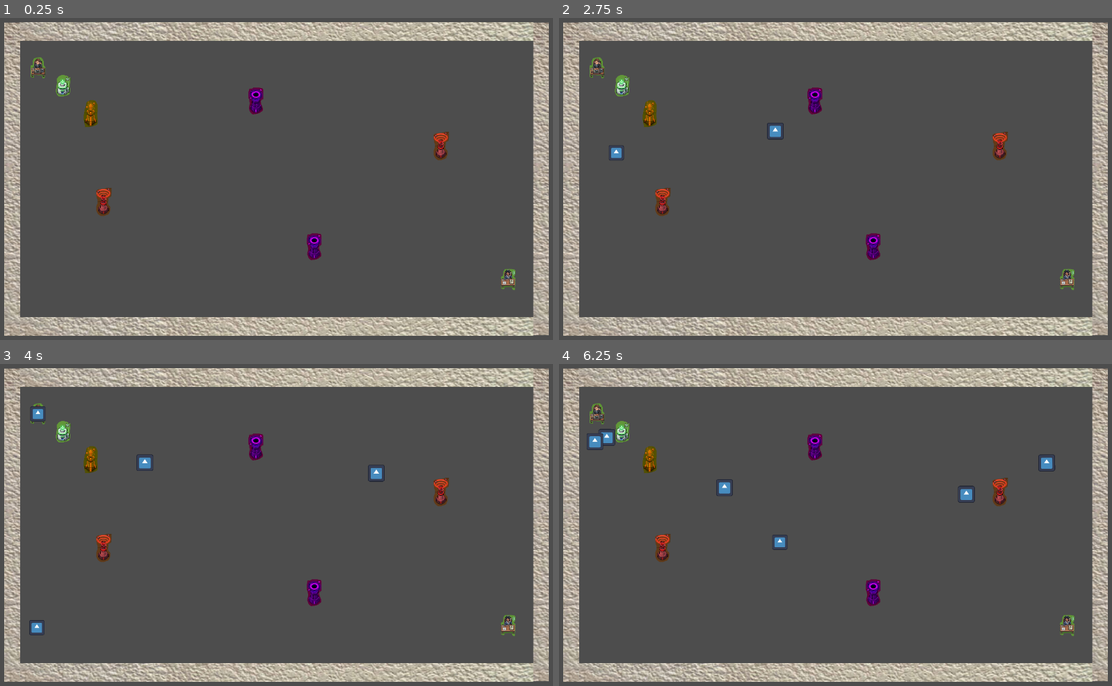
Above: before the commit, frames 1-4 (two rows, left to right).
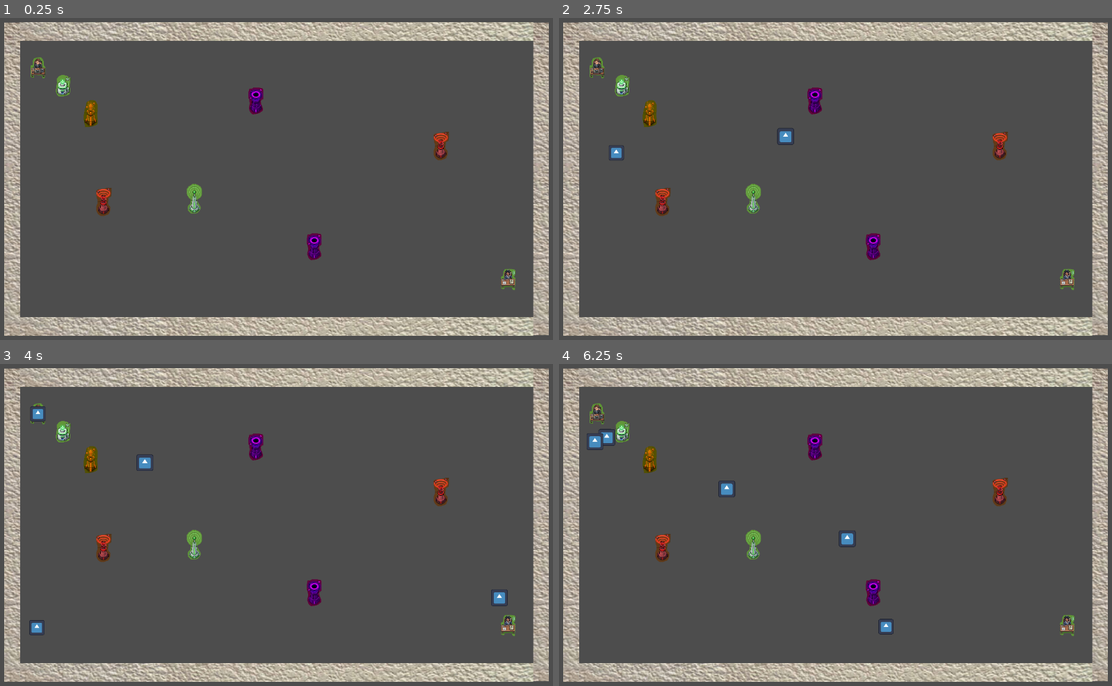
Above: after the commit, the same moments.

Repository: ryupold/ld59
Game: Godot game, scene res://scenes/test_sender.tscn
Two runs of this game, one before a commit and one after it. Both use one fixed random seed, a clock stepped at 60 frames per second and the inputs below. The engine's default icon, where the game draws it, is replaced by a stand-in: a white triangle on a blue panel in a dark square.
Inputs:
- Up to frame 1 (0.25 s): no input
- Up to frame 2 (2.75 s): tap Enter at 0.5 s
- Up to frame 3 (4 s): no input
- Up to frame 4 (6.25 s): no input

The runs differ from the first frame. In frame 1, 0.2% of the frame differs, in the area x 33-37%, y 51-61%; in frame 2, 0.4%; in frame 3, 0.4%; in frame 4, 0.8%, in the area x 28-90%, y 28-85%.
Error in both runs: Invalid call. Nonexistent function 'increaseTtl' in base 'RigidBody2D (Packet)'. (res://entities/towers/relay/relay_tower.gd:17)

Commit message:
Add Speed Tower

Diff:
--- /dev/null
+++ b/ld59-game/entities/towers/speed/speed_tower.gd
@@ -0,0 +1,7 @@
+extends Tower
+
+func _physics_process(delta: float) -> void:
+	for packet in packetsColliding:
+		var velocity := packet.linear_velocity + (packet.linear_velocity * 2 * delta)
+		packet.set_axis_velocity(velocity)
+	return
--- /dev/null
+++ b/ld59-game/entities/towers/speed/speed_tower.tscn
@@ -0,0 +1,20 @@
+[gd_scene format=3 uid="uid://brtqthc0p3i8m"]
+
+[ext_resource type="Script" uid="uid://4m7pr8y3xnlt" path="res://entities/towers/speed/speed_tower.gd" id="1_a477d"]
+[ext_resource type="Texture2D" uid="uid://bg2x3ubqtv6je" path="res://concepts/relay-tower.png" id="2_y05ey"]
+
+[sub_resource type="CircleShape2D" id="CircleShape2D_50pgb"]
+radius = 600.0
+
+[node name="SpeedTower" type="Node2D" unique_id=1233834996 node_paths=PackedStringArray("collisionArea")]
+script = ExtResource("1_a477d")
+collisionArea = NodePath("Area2D")
+
+[node name="Sprite2D" type="Sprite2D" parent="." unique_id=1328720220]
+texture = ExtResource("2_y05ey")
+
+[node name="Area2D" type="Area2D" parent="." unique_id=505660784]
+collision_mask = 2
+
+[node name="CollisionShape2D" type="CollisionShape2D" parent="Area2D" unique_id=1262524344]
+shape = SubResource("CircleShape2D_50pgb")
--- a/ld59-game/scenes/test_sender.tscn
+++ b/ld59-game/scenes/test_sender.tscn
@@ -7,6 +7,7 @@
 [ext_resource type="PackedScene" uid="uid://bh8f05rppbhib" path="res://entities/towers/anti_gravity/anti_gravity_tower.tscn" id="4_kr4f8"]
 [ext_resource type="PackedScene" uid="uid://ck4loryblva0u" path="res://entities/towers/payload/payload_tower.tscn" id="6_vvhqw"]
 [ext_resource type="PackedScene" uid="uid://b51vbaiptx4g7" path="res://entities/towers/relay/relay_tower.tscn" id="7_6djag"]
+[ext_resource type="PackedScene" uid="uid://brtqthc0p3i8m" path="res://entities/towers/speed/speed_tower.tscn" id="8_p2e67"]
 
 [node name="TestSender" type="Node2D" unique_id=324347188]
 
@@ -41,3 +42,6 @@
 
 [node name="RelayTower" parent="." unique_id=439358955 instance=ExtResource("7_6djag")]
 position = Vector2(489, 552)
+
+[node name="SpeedTower" parent="." unique_id=249907336 instance=ExtResource("8_p2e67")]
+position = Vector2(1586, 1498)
Not shown, added: ld59-game/entities/towers/speed/speed_tower.gd.uid
